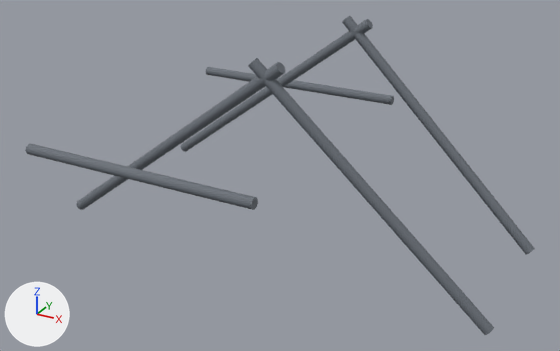
The glTF model public/models/parts/kaeferkraft-reinforced_frame.glb: old version first, new version second.
Camera for both pictures: a 50 mm camera at (1.92, -2.94, 2.4) aimed at (0.36, -0.11, 0.98). Lighting does not change. The marker at lower left points along +X, +Y and +Z. The older version comes first. Where no turn or scale is listed for an object, it has been applied to the vertices.

Objects in the first picture: 'RearStay', 'RearStay.001', 'Waist', 'Waist.001', 'XRearToDash', 'XRearToDash.001'.
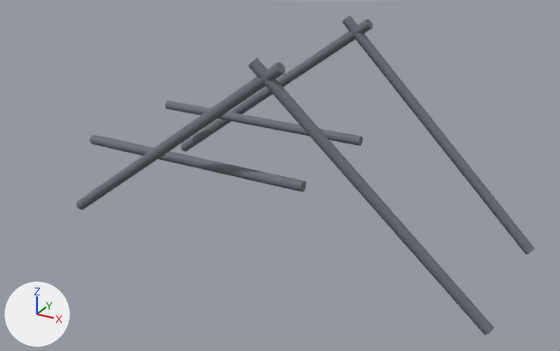
Patch to the scene script:
```diff
--- a/public/models/parts/kaeferkraft-reinforced_frame.glb.py
+++ b/public/models/parts/kaeferkraft-reinforced_frame.glb.py
@@ ob_waist @@
 ob_waist = bpy.data.objects.new('Waist', me_mesh_0)
-ob_waist.location = (0.01, 0.7, 1.14)
+ob_waist.location = (0.01, 0.3, 1.05)
@@ ob_waist_001 @@
 ob_waist_001 = bpy.data.objects.new('Waist.001', me_mesh_3)
-ob_waist_001.location = (0.01, -0.7, 1.14)
+ob_waist_001.location = (0.01, -0.3, 1.05)
```

What differs and where, as boxes (x1, y1, x2, y2) in the pictures (560 x 351 px):
'Waist.001', moved: before (25, 144, 258, 210); after (90, 135, 306, 192)
'Waist', moved: before (206, 67, 394, 105); after (165, 100, 363, 146)
